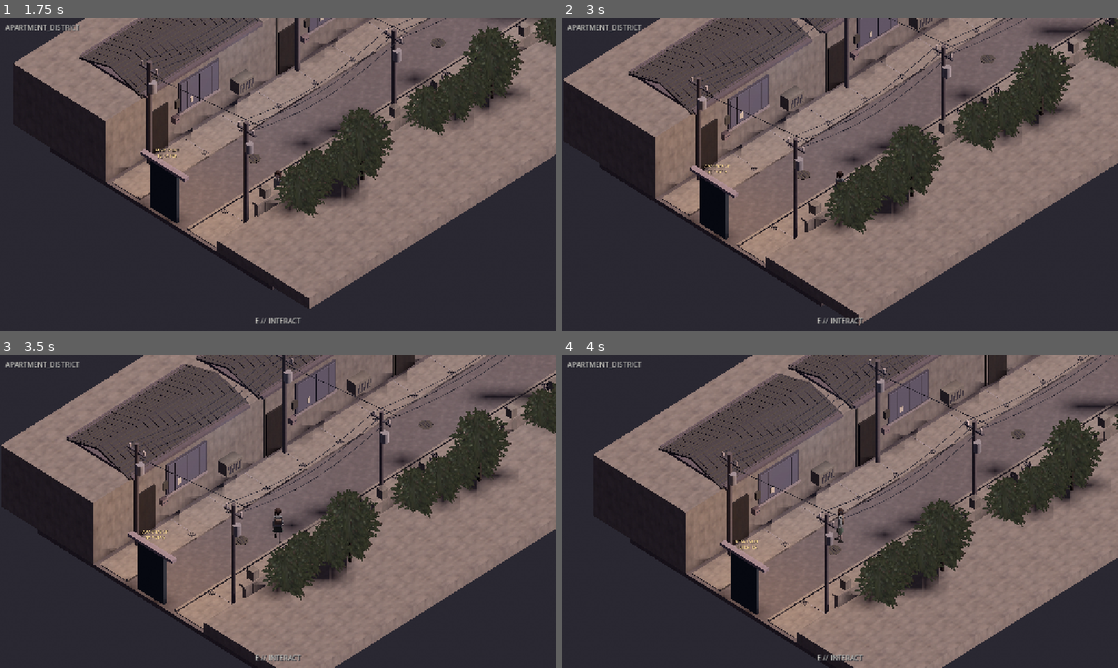
Above: before the commit, frames 1-4 (two rows, left to right).
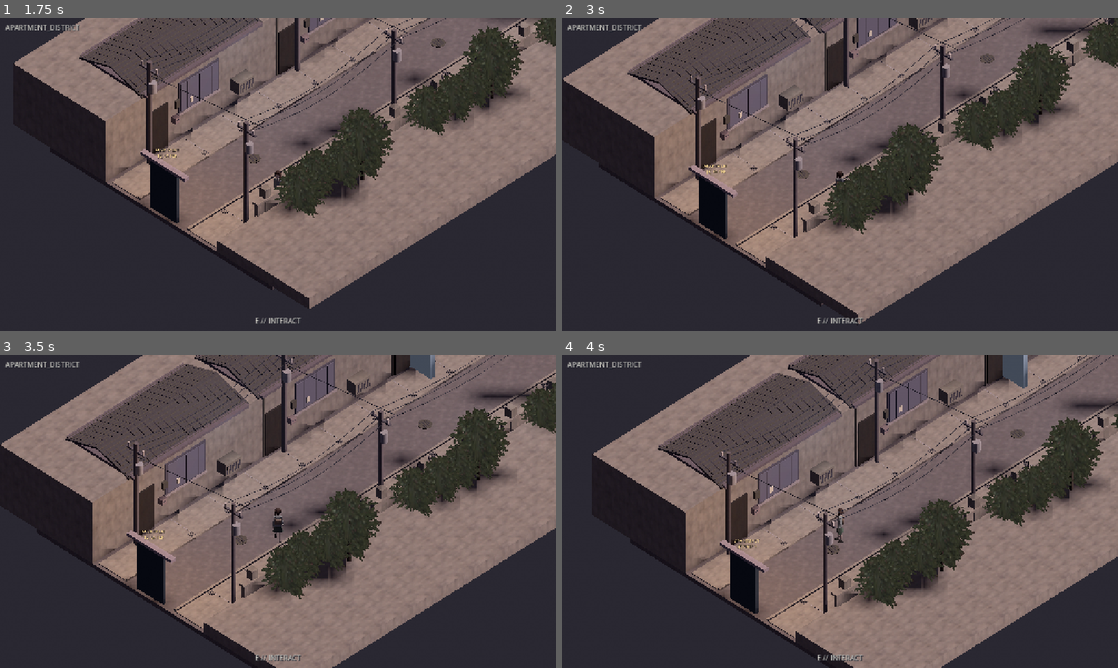
Above: after the commit, the same moments.

Repository: webtilians/lain
Game: Godot game, scene res://scenes/apartment_district/ApartmentDistrict.tscn
Same seed, same stepped clock (60 frames per second), same inputs: the game is played once before the commit and once after it. This scene is started directly instead of the project's main scene.
Inputs (mouse positions are in pixels of both pictures, inside the frame that each line leads up to):
- Up to frame 1 (1.75 s): tap Enter at 0.5 s; move the mouse to (400, 158) at 0.52 s; hold D (move_right) 0.53-1.28 s; hold E (interact) 0.53-1.28 s; move the mouse to (166, 190) at 1.27 s; hold S (move_backward) from 1.28 s (still down); tap J at 1.35 s
- Up to frame 2 (3 s): move the mouse to (895, 105) at 2.02 s; release S (move_backward) at 2.03 s; hold D (move_right) 2.03-2.78 s; hold E (interact) 2.03-2.78 s; move the mouse to (812, 237) at 2.77 s; hold W (move_forward) from 2.78 s (still down); tap J at 2.85 s
- Up to frame 3 (3.5 s): keep holding W (move_forward)
- Up to frame 4 (4 s): move the mouse to (1006, 558) at 3.52 s; release W (move_forward) at 3.53 s; hold A (move_left) from 3.53 s (still down); hold E (interact) from 3.53 s (still down)

Frame 1 is identical in both runs. In frame 2, 4.4% of the frame differs, in the area x 0-100%, y 0-99%; in frame 3, 5.4%; in frame 4, 5.8%, in the area x 5-100%, y 0-100%.

Commit message:
feat(prologue): attach discoverable school/nightclub portals without altering existing district art

Diff:
--- a/client/scenes/apartment_district/ApartmentDistrict.tscn
+++ b/client/scenes/apartment_district/ApartmentDistrict.tscn
@@ -1,9 +1,10 @@
-[gd_scene load_steps=20 format=3]
+[gd_scene load_steps=21 format=3]
 
 [ext_resource type="Script" path="res://scripts/player/IsoController.gd" id="1"]
 [ext_resource type="Script" path="res://scripts/world/ExitDoor.gd" id="2"]
 [ext_resource type="PackedScene" path="res://scenes/ui/RetroOverlay.tscn" id="3"]
 [ext_resource type="Script" path="res://scripts/world/ActorSpawner.gd" id="4"]
+[ext_resource type="Script" path="res://scripts/world/PrologueDistrictEntrances.gd" id="prologue_entrances"]
 
 [ext_resource type="PackedScene" path="res://art/characters/LainSlender.tscn" id="visual_avatar"]
 [ext_resource type="PackedScene" path="res://art/visual05/models/ResidentialStreet.tscn" id="visual_decor"]
@@ -166,6 +167,9 @@
 
 [node name="Camera3D" type="Camera3D" parent="Player/Head"]
 current = true
+
+[node name="PrologueEntrances" type="Node3D" parent="."]
+script = ExtResource("prologue_entrances")
 
 [node name="Actors" type="Node3D" parent="."]
 script = ExtResource("4")
